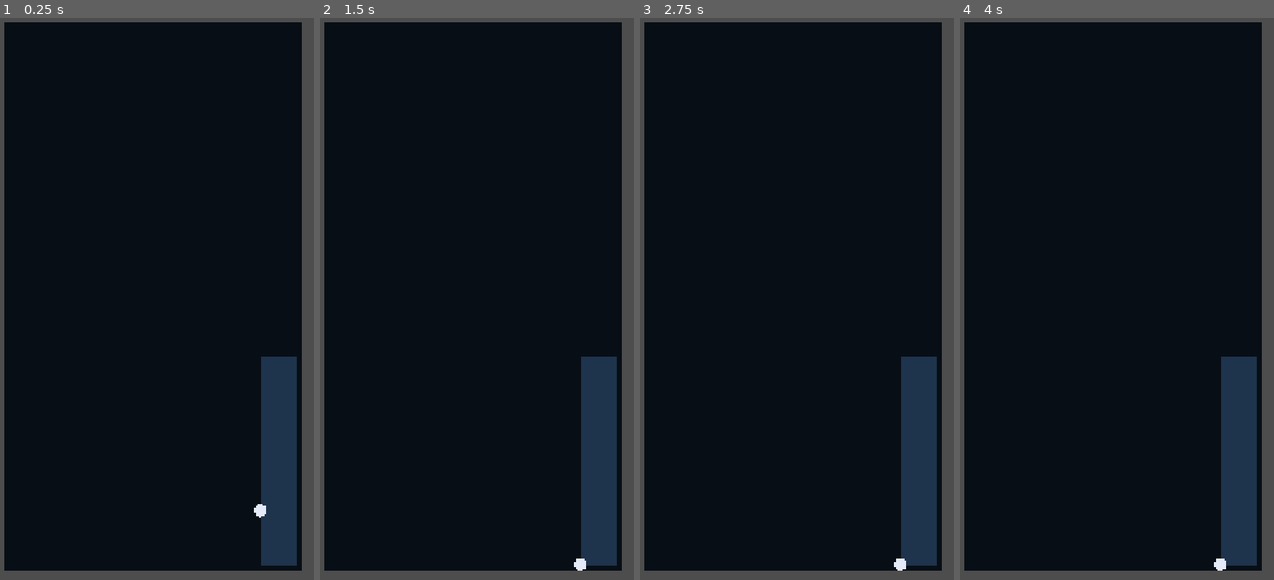
Above: before the commit, frames 1-4 (left to right).
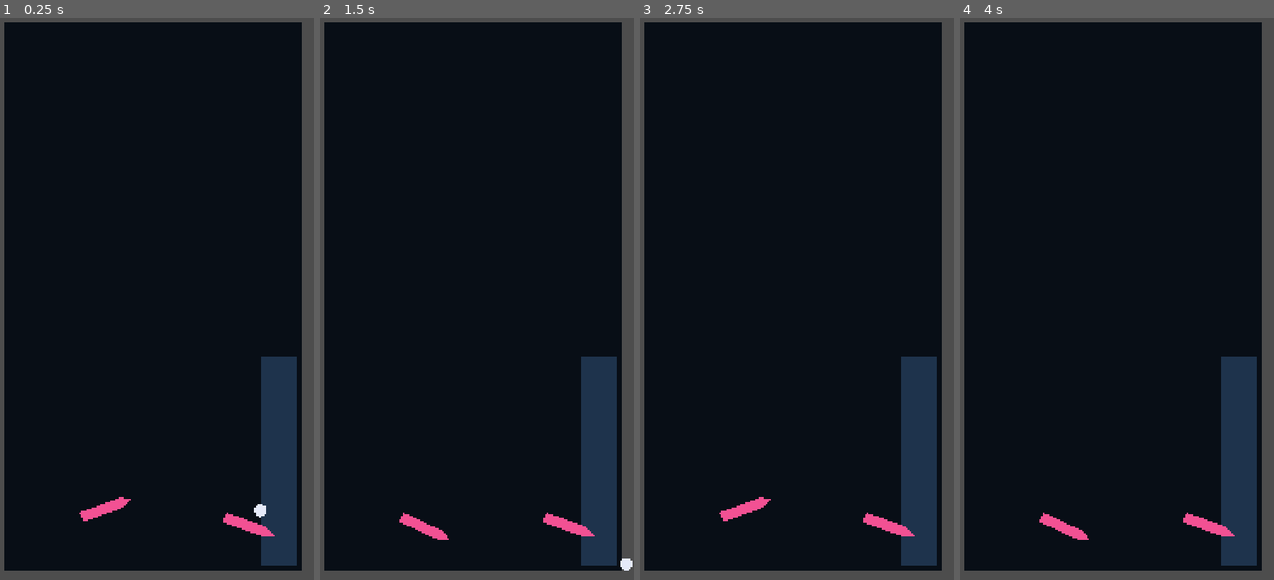
Above: after the commit, the same moments.

Repository: Nairolf138/NairolFlipper
Game: Godot game, scene res://scenes/app/Main.tscn
Same seed, same stepped clock (60 frames per second), same inputs: the game is played once before the commit and once after it.
Inputs:
- Up to frame 1 (0.25 s): no input
- Up to frame 2 (1.5 s): hold A (flipper_left) from 1.28 s (still down)
- Up to frame 3 (2.75 s): release A (flipper_left) at 2.03 s
- Up to frame 4 (4 s): tap Enter at 2.75 s; tap Space at 3.5 s; hold A (flipper_left) from 3.53 s (still down)

The runs differ from the first frame. In frame 1, 0.6% of the frame differs, in the area x 25-88%, y 85-93%; in frame 2, 0.7%, in the area x 25-100%, y 88-99%; in frame 3, 0.6%; in frame 4, 0.6%.

Commit message:
feat: add playable flippers

Diff:
--- a/scenes/app/Main.tscn
+++ b/scenes/app/Main.tscn
@@ -1,6 +1,7 @@
-[gd_scene load_steps=7 format=3]
+[gd_scene load_steps=8 format=3]
 
 [ext_resource type="PackedScene" path="res://scenes/gameplay/Ball.tscn" id="1_ball"]
+[ext_resource type="PackedScene" path="res://scenes/gameplay/Flipper.tscn" id="2_flipper"]
 
 [sub_resource type="RectangleShape2D" id="LeftWallShape"]
 size = Vector2(40, 1600)
@@ -58,3 +59,16 @@
 color = Color(0.12, 0.2, 0.3, 1)
 
 [node name="Ball" parent="." instance=ExtResource("1_ball")]
+
+[node name="LeftFlipper" parent="." instance=ExtResource("2_flipper")]
+position = Vector2(300, 1700)
+action_name = &"flipper_left"
+rest_angle_degrees = -20.0
+active_angle_degrees = 25.0
+
+[node name="RightFlipper" parent="." instance=ExtResource("2_flipper")]
+position = Vector2(780, 1700)
+scale = Vector2(-1, 1)
+action_name = &"flipper_right"
+rest_angle_degrees = 20.0
+active_angle_degrees = -25.0
--- /dev/null
+++ b/scenes/gameplay/Flipper.tscn
@@ -0,0 +1,17 @@
+[gd_scene load_steps=4 format=3]
+
+[ext_resource type="Script" path="res://scripts/gameplay/flipper.gd" id="1_flipper"]
+
+[sub_resource type="RectangleShape2D" id="FlipperShape"]
+size = Vector2(180, 34)
+
+[node name="Flipper" type="AnimatableBody2D"]
+script = ExtResource("1_flipper")
+
+[node name="CollisionShape2D" type="CollisionShape2D" parent="."]
+position = Vector2(90, 0)
+shape = SubResource("FlipperShape")
+
+[node name="Visual" type="Polygon2D" parent="."]
+polygon = PackedVector2Array(0, -17, 145, -17, 180, 0, 145, 17, 0, 17)
+color = Color(0.95, 0.32, 0.58, 1)
--- /dev/null
+++ b/scripts/gameplay/flipper.gd
@@ -0,0 +1,16 @@
+extends AnimatableBody2D
+
+@export var action_name: StringName = &"flipper_left"
+@export var rest_angle_degrees: float = -20.0
+@export var active_angle_degrees: float = 25.0
+@export var rotation_speed_degrees: float = 720.0
+
+
+func _ready() -> void:
+	rotation = deg_to_rad(rest_angle_degrees)
+
+
+func _physics_process(delta: float) -> void:
+	var target_angle_degrees := active_angle_degrees if Input.is_action_pressed(action_name) else rest_angle_degrees
+	var target_rotation := deg_to_rad(target_angle_degrees)
+	rotation = move_toward(rotation, target_rotation, deg_to_rad(rotation_speed_degrees) * delta)
Not shown, changed: AUTONOMY_STATE.md
Not shown, changed: docs/BACKLOG.md
Not shown, changed: tests/test_bootstrap.py
